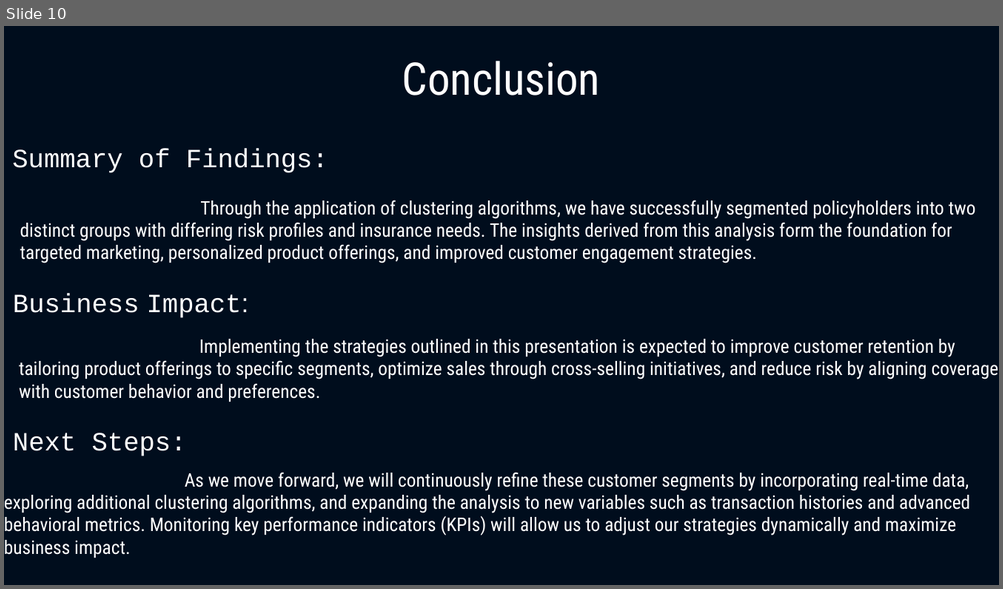
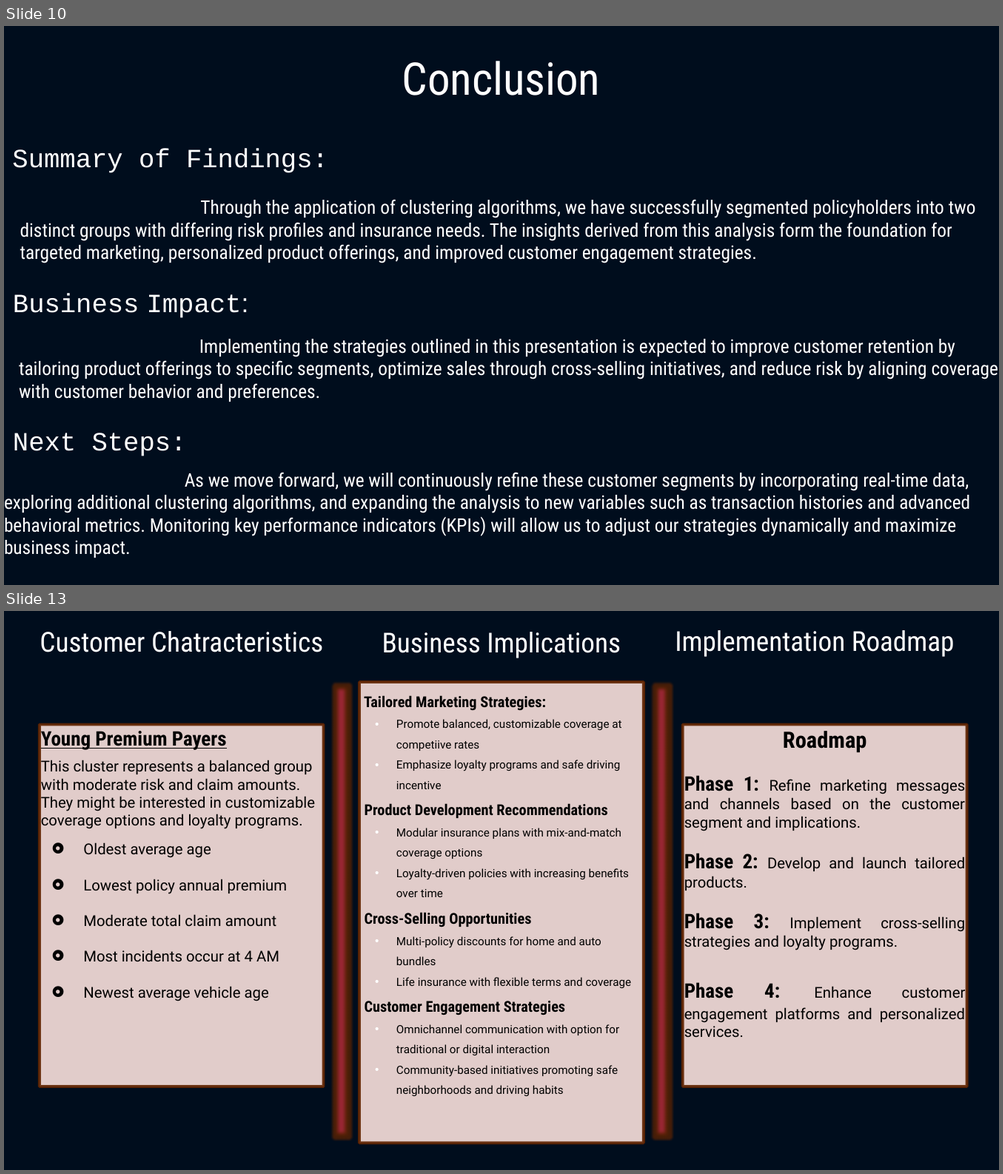
Before and after one commit to Santhosh-Analytics/Insurance_Analytics_Prediction, a slide deck: Data_Driven_Insights.pptx. Shown one above the other, each under a label of ours: slide 10 before the commit, slides 10 and 13 after it; the slides between them are not shown. The pictures are 1003x589 and 1003x1174 pixels, drawn with LibreOffice and Linux fonts; fonts in the diff are those of the drawing. Boxes give left, top, right and bottom in pixels: in the first picture for what was removed or moved away, otherwise in the second. Text is boxed around its words. In the diff, an @@ line names an element or a change of style, - is before the commit and + after.

```diff
--- a/Data_Driven_Insights.pptx
+++ b/Data_Driven_Insights.pptx
@@ slide 13 added at <box>4,611,999,1170</box>, background #000D1D @@
@@ text added at <box>40,631,323,652</box>, 22 pt, text #FFFFFF @@
+Customer Chatracteristics
@@ text added at <box>382,632,620,658</box>, 22 pt, text #FFFFFF @@
+Business Implications
@@ text added at <box>674,630,954,657</box>, 22 pt, text #FFFFFF @@
+Implementation Roadmap
@@ rectangle added at <box>334,686,348,1137</box>, fill #DB2D67 at 52% opacity @@
@@ rectangle added at <box>360,682,644,1144</box>, fill #F5DDD9 at 92% opacity, outline #622502 2.3 pt, 9 pt, text #000000 @@
+Tailored Marketing Strategies:
+• Promote balanced, customizable coverage at competiive rates
+• Emphasize loyalty programs and safe driving incentive
+Product Development Recommendations
+• Modular insurance plans with mix-and-match coverage options
+• Loyalty-driven policies with increasing benefits over time
+Cross-Selling Opportunities
+• Multi-policy discounts for home and auto bundles
+• Life insurance with flexible terms and coverage
+Customer Engagement Strategies
+• Omnichannel communication with option for traditional or digital interaction
+• Community-based initiatives promoting safe neighborhoods and driving habits
@@ rectangle added at <box>654,686,669,1137</box>, fill #DB2D67 at 52% opacity @@
@@ rectangle added at <box>40,725,324,1088</box>, fill #F5DDD9 at 92% opacity, outline #622502 2.3 pt, 12 pt, text #000000 @@
+Young Premium Payers
+This cluster represents a balanced group with moderate risk and claim amounts. They might be interested in customizable coverage options and loyalty programs.
+ Oldest average age
+ Lowest policy annual premium
+ Moderate total claim amount
+ Most incidents occur at 4 AM
+ Newest average vehicle age
@@ rectangle added at <box>683,725,967,1088</box>, fill #F5DDD9 at 92% opacity, outline #622502 2.3 pt, 12 pt, text #000000 @@
+Roadmap
+Phase 1: Refine marketing messages and channels based on the customer segment and implications.
+Phase 2: Develop and launch tailored products.
+Phase 3: Implement cross-selling strategies and loyalty programs.
+Phase 4: Enhance customer engagement platforms and personalized services.
```
Also in this commit, not shown: 3 slides changed, 2 other slides added, 4 other files.
